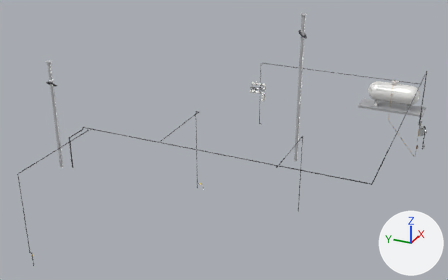
The glTF model slab_pipes_gas.glb: old version first, new version second.
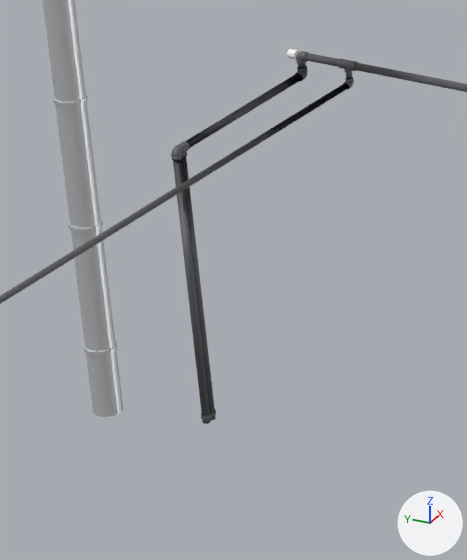
Each version appears first whole from a camera (50 mm lens) standing at (-15.22, -1.93, 10.83) and looking at (3.47, 6.48, 1.48), and next in a close-up on the part from 11% to 23% of the width and 43% to 65% of the height. The lights are fixed; the arrows at lower right show +X, +Y and +Z. The first two pictures are the older version. Where no turn or scale is listed for an object, it has been applied to the vertices. Vertices at exactly the same position are counted once.

The first close-up shows 'cap_gas_main_north', 'pipe_gas_drop_furnace', 'pipe_gas_drop_furnace_90', 'pipe_gas_drop_range', 'pipe_gas_main', 'vent_gas_furnace_flue' and 3 more.
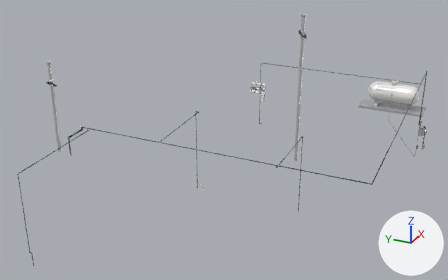
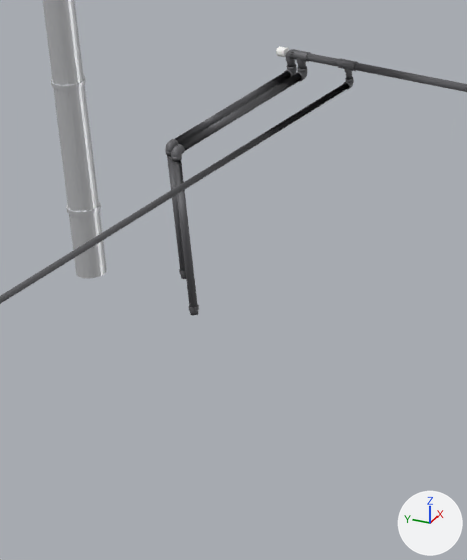
Where the newer file only moved an object's origin or applied its transform, the numbers keep the older frame.

The change, as a diff of the scene's bpy script:
```diff
--- a/slab_pipes_gas.glb.py
+++ b/slab_pipes_gas.glb.py
@@ me_pipe_gas_drop_furnace @@
 # used by ob_pipe_gas_drop_furnace; location = (0.0, 0.0, 0.0)
-me_pipe_gas_drop_furnace.from_pydata(...)  # 1850 vertices, 4038 faces; spans x -1.59..-0.883, y 9.286..9.319, z 2.128..3.2
+me_pipe_gas_drop_furnace.from_pydata(...)  # 1852 vertices, 4038 faces; spans x -1.59..-0.883, y 9.331..9.364, z 2.648..3.2
+# me_pipe_gas_drop_furnace part 1: 1850 vertices removed from x -1.59..-0.883, y 9.286..9.319, z 2.128..3.2; 1852 vertices added at x -1.59..-0.883, y 9.331..9.364, z 2.648..3.2
 me_pipe_gas_drop_furnace.materials.append(mat_mat_gas_iron)
@@ me_pipe_gas_drop_furnace_90 @@
 # used by ob_pipe_gas_drop_furnace_90; location = (0.0, 0.0, 0.0)
-me_pipe_gas_drop_furnace_90.from_pydata(...)  # 1850 vertices, 4038 faces; spans x -1.617..-0.883, y 9.286..9.319, z 2.128..3.2
+me_pipe_gas_drop_furnace_90.from_pydata(...)  # 1850 vertices, 4038 faces; spans x -1.617..-0.883, y 9.286..9.319, z 2.534..3.2
+# me_pipe_gas_drop_furnace_90 part 2: all 80 vertices in x -1.614..-1.587, y 9.289..9.316, z 2.128..2.622 are scaled about their middle by (1, 1, 0.589), then moved by (0.0, 0.0, 0.305)
 me_pipe_gas_drop_furnace_90.materials.append(mat_mat_gas_iron)
@@ me_vent_gas_furnace_flue @@
 # used by ob_vent_gas_furnace_flue; location = (-1.628, 9.693, 3.755)
-me_vent_gas_furnace_flue.from_pydata(...)  # 480 vertices, 916 faces; spans x -0.12..0.12, y -0.16..0.16, z -1.65..1.73
+me_vent_gas_furnace_flue.from_pydata(...)  # 480 vertices, 916 faces; spans x -0.12..0.12, y -0.16..0.16, z -1.13..1.73
+# me_vent_gas_furnace_flue part 3: the loose piece of 56 vertices spanning x -0.06..0.06, y -0.06..0.06, z -1.42..-1.4 is moved by (0.0, 0.0, 0.52)
+# me_vent_gas_furnace_flue part 4: the loose piece of 56 vertices spanning x -0.06..0.06, y -0.06..0.06, z -0.96..-0.94 is moved by (0.0, 0.0, 0.52)
+# me_vent_gas_furnace_flue part 5: the loose piece of 56 vertices spanning x -0.06..0.06, y -0.06..0.06, z -0.5..-0.48 is moved by (0.0, 0.0, 0.52)
+# me_vent_gas_furnace_flue part 6: all 28 vertices in x -0.05..0.05, y -0.05..0.05, z -1.65 are moved by (0.0, 0.0, 0.52)
 me_vent_gas_furnace_flue.materials.append(mat_mat_duct)
@@ me_fit_elbow_pipe_gas_drop_furnace @@
+me_fit_elbow_pipe_gas_drop_furnace.from_pydata(...)  # 788 vertices, 1668 faces; spans x -0.9165..-0.8834, y 9.322..9.3638, z 3.1748..3.2166
+me_fit_elbow_pipe_gas_drop_furnace.materials.append(mat_mat_gas_iron)  # dark grey #69696c
@@ ob_cap_gas_main_north @@
 ob_cap_gas_main_north = bpy.data.objects.new('cap_gas_main_north', me_cap_gas_main_north)
-ob_cap_gas_main_north.location = (-0.9, 9.333, 3.2)
+ob_cap_gas_main_north.location = (-0.9, 9.377, 3.2)
@@ ob_fit_elbow_pipe_gas_drop_furnace @@
+ob_fit_elbow_pipe_gas_drop_furnace = bpy.data.objects.new('fit_elbow_pipe_gas_drop_furnace', me_fit_elbow_pipe_gas_drop_furnace)
+ob_fit_elbow_pipe_gas_drop_furnace.location = (0.0, 0.0, 0.0)
```

What differs and where, as boxes [x1, y1, x2, y2] in the close-ups (467 x 560 px; the box of a moved part takes in the faces that stretch with it):
'vent_gas_furnace_flue', reshaped
    before: [43, 0, 123, 417]
    after: [43, 0, 107, 278]
'pipe_gas_drop_furnace', reshaped (39% shorter)
    before: [180, 63, 307, 420]
    after: [165, 61, 297, 279]
'pipe_gas_drop_furnace_90', reshaped (28% shorter)
    before: [171, 74, 301, 424]
    after: [171, 63, 307, 315]
'cap_gas_main_north', moved
    before: [287, 49, 300, 59]
    after: [276, 46, 289, 57]
'fit_elbow_pipe_gas_drop_furnace', added
    after: [286, 49, 296, 62]
part 2 of me_pipe_gas_drop_furnace_90, moved or reshaped
    before: [173, 160, 211, 424]
    after: [173, 160, 198, 315]
part 3 of me_vent_gas_furnace_flue, moved or reshaped
    before: [84, 341, 117, 356]
    after: [66, 202, 101, 216]
part 4 of me_vent_gas_furnace_flue, moved or reshaped
    before: [68, 217, 103, 233]
    after: [51, 75, 86, 90]
part 5 of me_vent_gas_furnace_flue, moved or reshaped (not visible afterwards)
    before: [53, 92, 88, 107]
part 6 of me_vent_gas_furnace_flue, moved or reshaped
    before: [52, 75, 123, 417]
    after: [52, 75, 107, 278]
